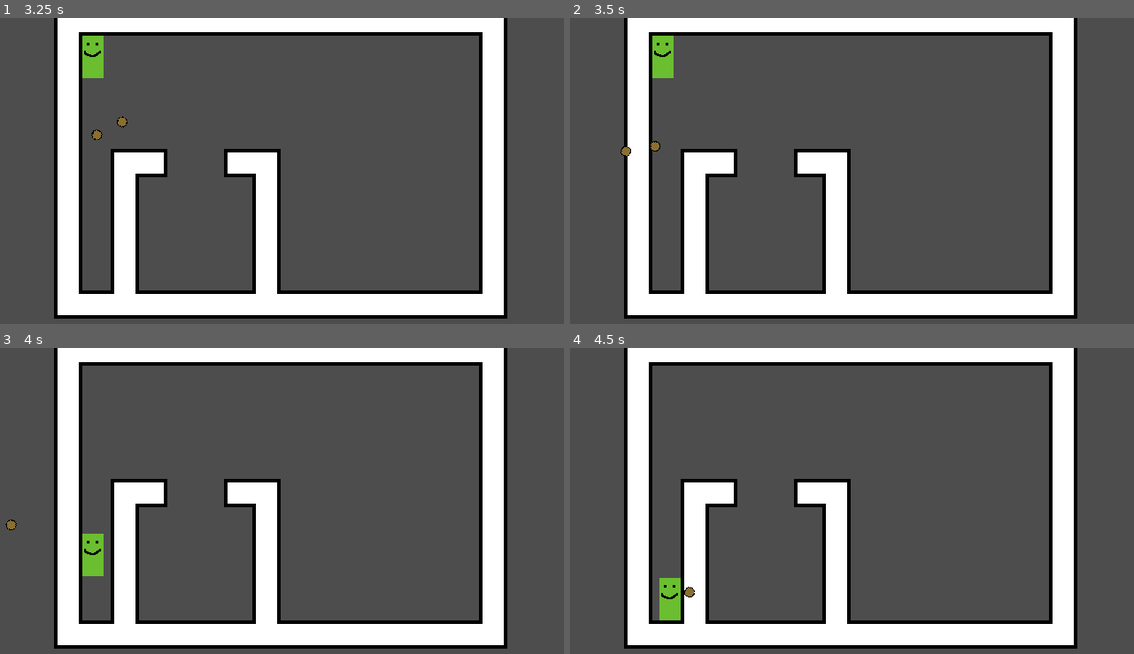
Above: before the commit, frames 1-4 (two rows, left to right).
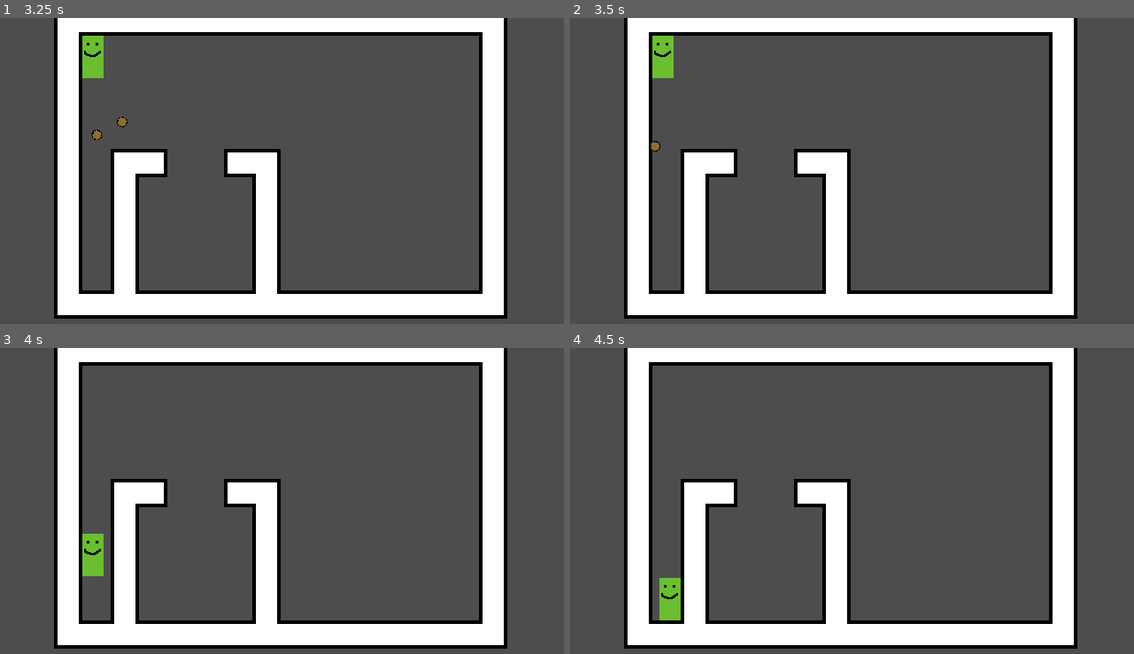
Above: after the commit, the same moments.

Repository: HuskyGameDev/2025f-team5
Game: Godot game, scene res://Game/main.tscn
The game is run twice, just before and just after one commit, with the same random seed, the same clock (stepped at 60 frames per second) and the same inputs.
Inputs (mouse positions are in pixels of both pictures, inside the frame that each line leads up to):
- Up to frame 1 (3.25 s): tap Space (Dash) at 0.5, 1.35, 2, 2.3, 2.85 s; move the mouse to (253, 241) at 0.52 s; hold Space (Dash) 0.53-1.28 s; hold W (Up) 0.53-2.03 s; move the mouse to (451, 226) at 1.27 s; move the mouse to (112, 128) at 2.02 s; press the mouse at (112, 128) at 2.03 s; hold A (Left) from 2.03 s (still down); move the mouse to (310, 177) at 2.77 s; release the mouse at (310, 177) at 2.78 s
- Up to frame 2 (3.5 s): keep holding A (Left)
- Up to frame 3 (4 s): move the mouse to (197, 427) at 3.52 s; release A (Left) at 3.53 s; hold S (Down) from 3.53 s (still down); hold Space (Dash) from 3.53 s (still down)
- Up to frame 4 (4.5 s): move the mouse to (976, 491) at 4.27 s; release S (Down) at 4.28 s; release Space (Dash) at 4.28 s; hold D (Right) from 4.28 s (still down); click (976, 491) at 4.35 s

Frame 1 is identical in both runs. In frame 2, less than 0.1% of the frame differs, in the area x 8-11%, y 41-46%; in frame 3, less than 0.1%, in the area x 0-3%, y 56-60%; in frame 4, less than 0.1%.

Commit message:
Feat: Basic bullet collision

Diff:
--- a/Game/bullet.tscn
+++ b/Game/bullet.tscn
@@ -17,3 +17,5 @@
 
 [node name="CollisionShape2D" type="CollisionShape2D" parent="."]
 shape = SubResource("CircleShape2D_5dgkx")
+
+[connection signal="body_entered" from="." to="." method="_on_body_entered"]
--- a/Game/player.tscn
+++ b/Game/player.tscn
@@ -8,6 +8,8 @@
 size = Vector2(24, 48)
 
 [node name="Player" type="CharacterBody2D"]
+collision_layer = 2
+collision_mask = 2
 script = ExtResource("1_h4tjw")
 
 [node name="AliveSprite" type="Sprite2D" parent="."]
--- a/Game/test_room.tscn
+++ b/Game/test_room.tscn
@@ -354,7 +354,8 @@
 
 [sub_resource type="TileSet" id="TileSet_muvul"]
 tile_size = Vector2i(32, 32)
-physics_layer_0/collision_layer = 1
+physics_layer_0/collision_layer = 3
+physics_layer_0/collision_mask = 3
 terrain_set_0/mode = 0
 terrain_set_0/terrain_0/name = "Terrain 0"
 terrain_set_0/terrain_0/color = Color(0.3938389, 0.752044, 1.0039686, 1)
--- a/Scripts/bullet.gd
+++ b/Scripts/bullet.gd
@@ -31,6 +31,10 @@
 	despawn()
 
 
+func _on_body_entered(body) -> void:
+	queue_free()
+
+
 func despawn() -> void:
 	await get_tree().create_timer(lifetime).timeout
 	queue_free()
